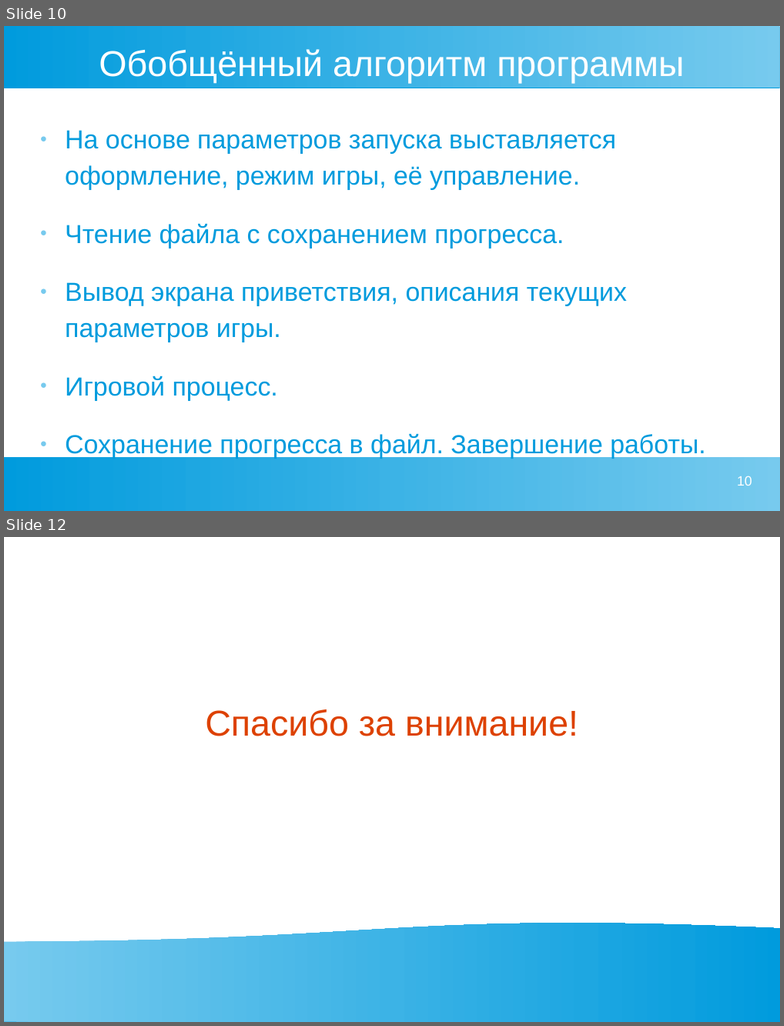
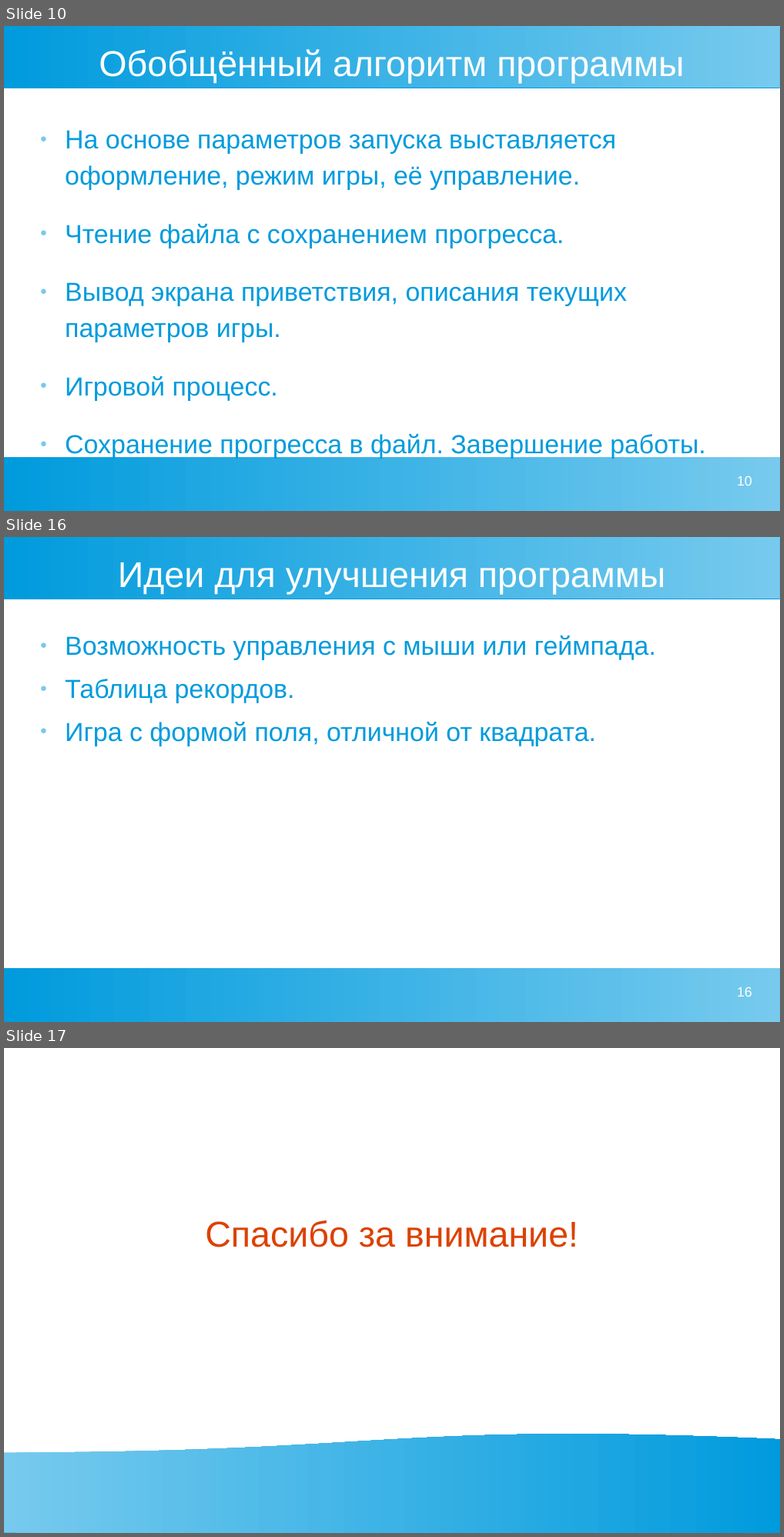
Before and after one commit to zhigunovsemyon/2048, a slide deck: presentation/Presentation.odp. Shown one above the other, each under a label of ours: slides 10 and 12 before the commit, slides 10, 16 and 17 after it; the slides between them are not shown. The pictures are 784x1026 and 784x1537 pixels, drawn with LibreOffice and Linux fonts; fonts in the diff are those of the drawing. Boxes give left, top, right and bottom in pixels: in the first picture for what was removed or moved away, otherwise in the second. Text is boxed around its words. In the diff, an @@ line names an element or a change of style, - is before the commit and + after.

```diff
--- a/presentation/Presentation.odp
+++ b/presentation/Presentation.odp
@@ slide 16 added at bbox=[4, 537, 780, 1022], background #FFFFFF; not listed: 2 template elements that a slide beside it also shows @@
@@ title added at bbox=[118, 562, 665, 594], 36.7 pt, text #FFFFFF @@
+Идеи для улучшения программы
@@ text added at bbox=[65, 635, 656, 746], 26.7 pt, text #009BDD @@
+● Возможность управления с мыши или геймпада.
+● Таблица рекордов.
+● Игра с формой поля, отличной от квадрата.
@@ page number added at bbox=[737, 987, 752, 997], 14 pt, text #FFFFFF @@
+16
@@ what was slide 12 is now slide 17 @@
```
Also in this commit, not shown: 1 slide changed, 4 other slides added, 5 other files.
